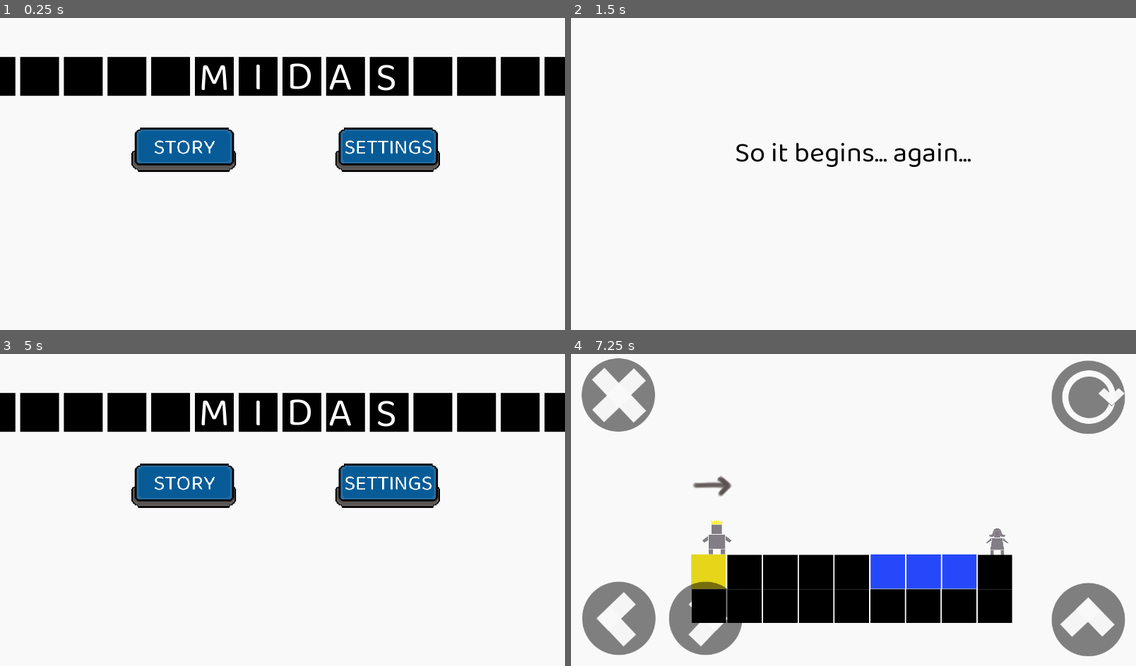
Above: before the commit, frames 1-4 (two rows, left to right).
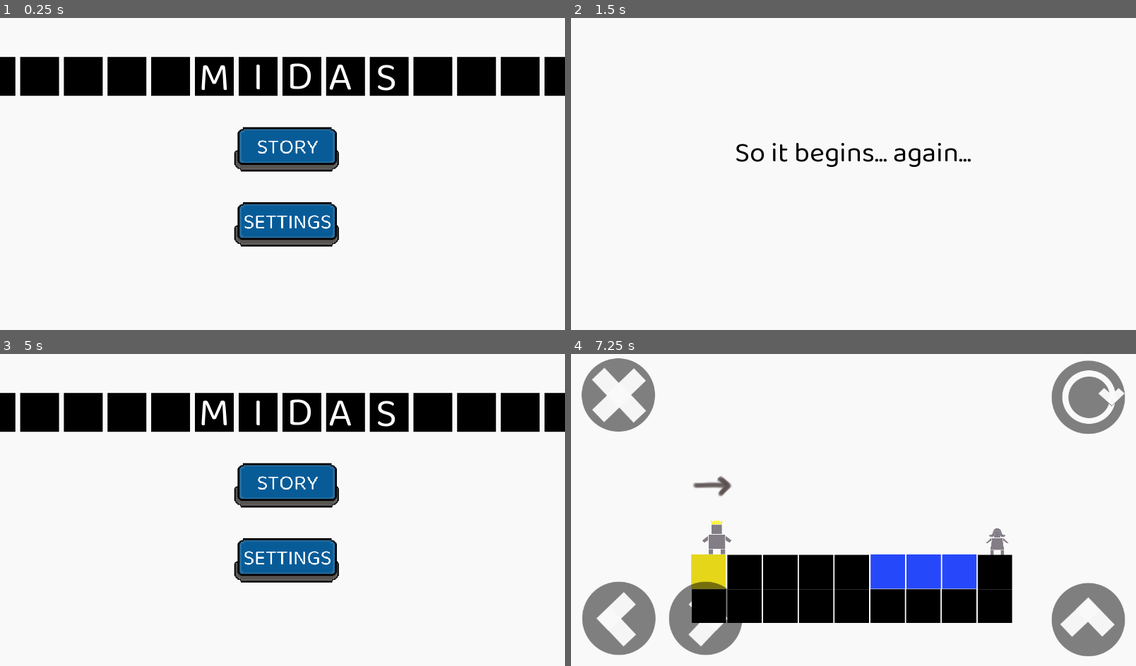
Above: after the commit, the same moments.

Repository: meburns/midas
Game: Godot game, scene res://src/Menu.tscn
Same seed, same stepped clock (60 frames per second), same inputs: the game is played once before the commit and once after it.
Inputs:
- Up to frame 1 (0.25 s): no input
- Up to frame 2 (1.5 s): click "STORY" at 0.5 s; tap Enter (ui_accept) at 1.25 s; hold Right (move_right) from 1.28 s (still down); tap R (refresh) at 1.35 s
- Up to frame 3 (5 s): tap Space (jump) at 1.52, 2.27, 3.77, 4.52 s; tap Enter (ui_accept) at 2 s; tap R (refresh) every 0.75 s from 2.1 to 4.35 s; release Right (move_right) at 2.78 s; hold A (move_left) 2.78-3.53 s; hold Right (move_right) from 3.53 s (still down); tap Escape (menu) at 4.9 s
- Up to frame 4 (7.25 s): release Right (move_right) at 5 s; click "STORY" at 5 s; tap Enter (ui_accept) at 5.75, 6.5 s; hold A (move_left) 5.78-6.53 s; tap R (refresh) at 5.85, 6.6 s; tap Space (jump) at 6.02 s; hold Right (move_right) from 6.53 s (still down)

The runs differ from the first frame. In frame 1, 9.6% of the frame differs, in the area x 23-78%, y 34-74%; in frame 2, nothing differs; in frame 3, 9.6%; in frame 4, nothing differs.

Commit message:
Rearrange menu buttons

Diff:
--- a/src/Menu.tscn
+++ b/src/Menu.tscn
@@ -162,10 +162,10 @@
 }
 
 [node name="StoryButton" type="TextureButton" parent="."]
-margin_left = 267.874
-margin_top = 234.353
-margin_right = 667.874
-margin_bottom = 434.353
+margin_left = 501.222
+margin_top = 233.023
+margin_right = 901.223
+margin_bottom = 433.023
 rect_scale = Vector2( 0.75, 0.75 )
 __meta__ = {
 "_edit_use_anchors_": false
@@ -192,10 +192,10 @@
 }
 
 [node name="SettingsButton" type="TextureButton" parent="."]
-margin_left = 729.64
-margin_top = 234.476
-margin_right = 1129.64
-margin_bottom = 434.476
+margin_left = 500.945
+margin_top = 402.645
+margin_right = 900.945
+margin_bottom = 602.645
 rect_scale = Vector2( 0.75, 0.75 )
 __meta__ = {
 "_edit_use_anchors_": false
@@ -222,10 +222,10 @@
 }
 
 [node name="EndlessButton" type="TextureButton" parent="."]
-margin_left = 499.084
-margin_top = 467.523
-margin_right = 899.084
-margin_bottom = 667.523
+margin_left = 502.408
+margin_top = 564.585
+margin_right = 902.408
+margin_bottom = 764.585
 rect_scale = Vector2( 0.75, 0.75 )
 __meta__ = {
 "_edit_use_anchors_": false
